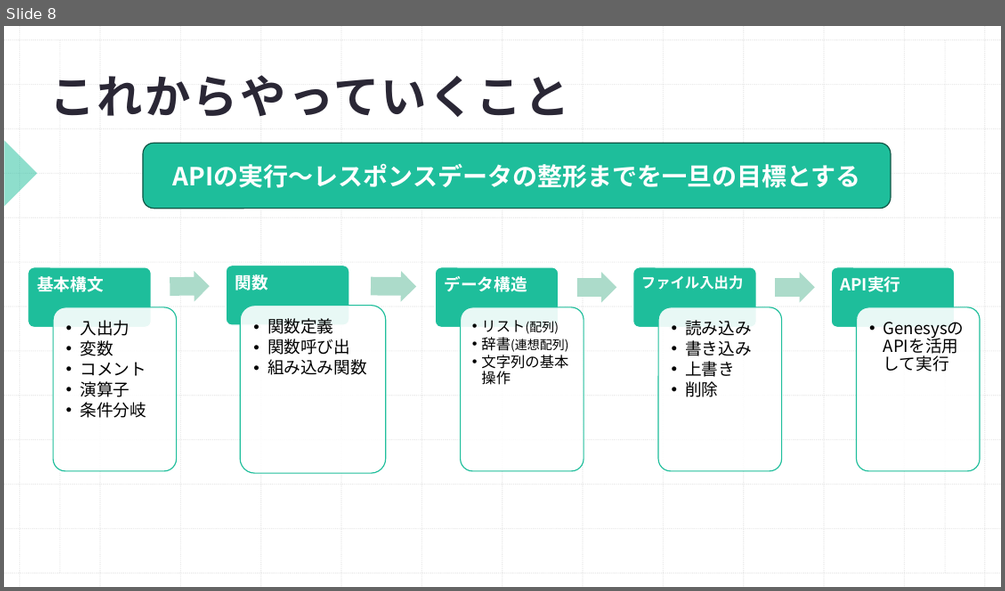
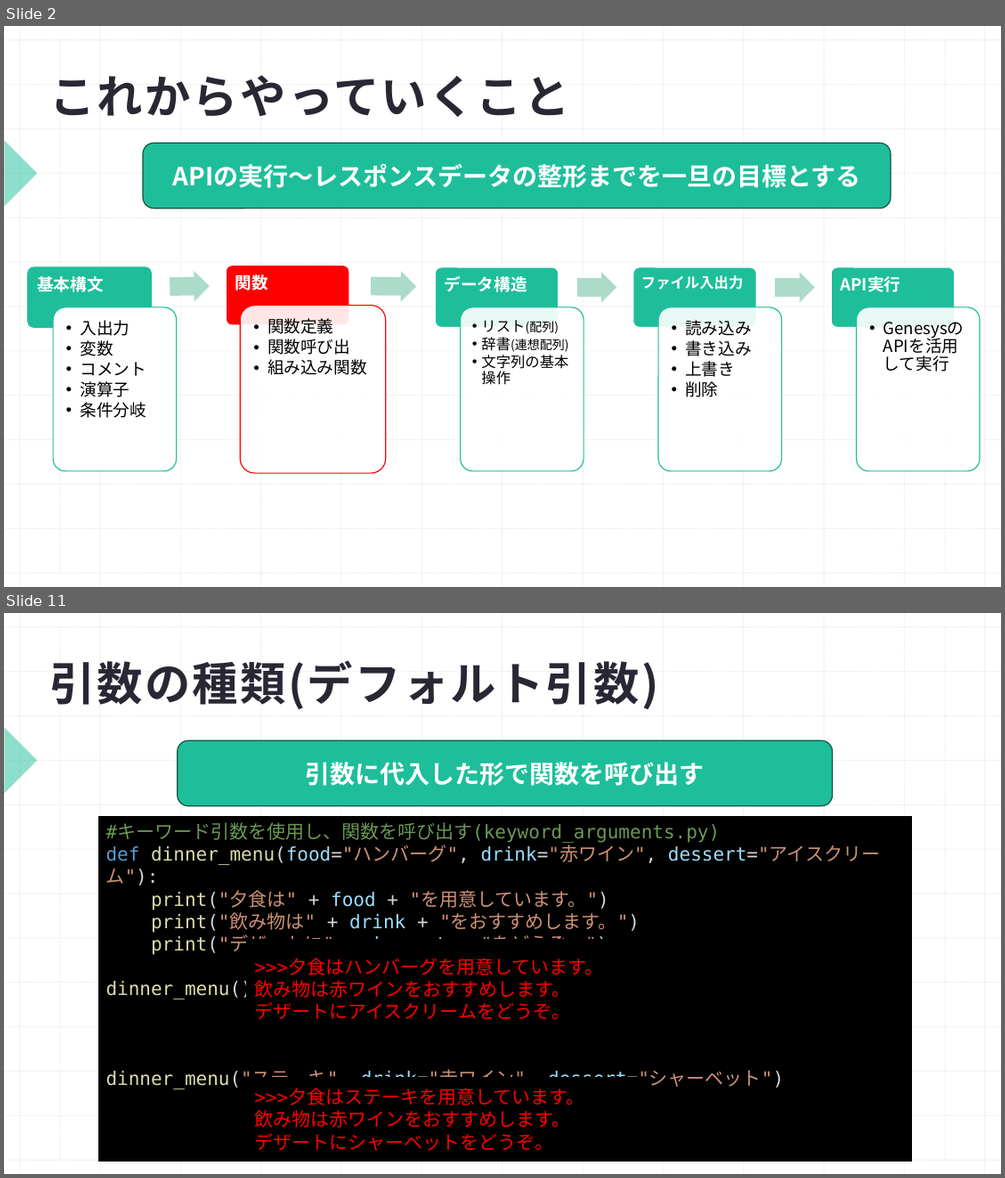
Before and after one commit to Shohei1129/Python_traning, a slide deck: プログラミング勉強会Python編(3.関数).pptx. Shown one above the other, each under a label of ours: slide 8 before the commit, slides 2 and 11 after it; the slides between them are not shown. The pictures are 1005x591 and 1005x1178 pixels, drawn with LibreOffice and Linux fonts; fonts in the diff are those of the drawing. Boxes give left, top, right and bottom in pixels: in the first picture for what was removed or moved away, otherwise in the second. Text is boxed around its words. In the diff, an @@ line names an element or a change of style, - is before the commit and + after.

```diff
--- a/プログラミング勉強会Python編(3.関数).pptx
+++ b/プログラミング勉強会Python編(3.関数).pptx
@@ slide 11 added at (x1=4, y1=613, x2=1001, y2=1174), background #FFFFFF; not listed: 29 template elements that a slide beside it also shows @@
@@ title added at (x1=49, y1=660, x2=658, y2=709), 44 pt, text #2A2735, bold @@
+引数の種類(デフォルト引数)
@@ rounded rectangle added at (x1=178, y1=741, x2=833, y2=806), fill #1EBE9B, outline #0D5344 1 pt, 24 pt, text #FFFFFF, bold @@
+引数に代入した形で関数を呼び出す
@@ rectangle added at (x1=99, y1=817, x2=912, y2=1161), fill #000000, outline #000000 1 pt, 18 pt, text #CE9178 @@
+#キーワード引数を使用し、関数を呼び出す(keyword_arguments.py)
+def dinner_menu(food="ハンバーグ", drink="赤ワイン", dessert="アイスクリーム"):
+print("夕食は" + food + "を用意しています。")
+print("飲み物は" + drink + "をおすすめします。")
+print("デザートに" + dessert + "をどうぞ。")
+dinner_menu()
+dinner_menu("ステーキ", drink="赤ワイン", dessert="シャーベット")
@@ rectangle added at (x1=247, y1=939, x2=647, y2=1038), fill #000000, outline #000000 1 pt, 18 pt, text #FF0000 @@
+>>>夕食はハンバーグを用意しています。
+飲み物は赤ワインをおすすめします。
+デザートにアイスクリームをどうぞ。
@@ rectangle added at (x1=247, y1=1078, x2=647, y2=1161), fill #000000, outline #000000 1 pt, 18 pt, text #FF0000 @@
+>>>夕食はステーキを用意しています。
+飲み物は赤ワインをおすすめします。
+デザートにシャーベットをどうぞ。
@@ what was slide 8 is now slide 2 @@
@@ slide 2 changed as well @@
@@ rounded rectangle at (x1=226, y1=265, x2=349, y2=325): fill #1EBE9B to #FF0000 @@
@@ rounded rectangle at (x1=28, y1=267, x2=152, y2=328): outline #FFFFFF 1 pt to #1EBE9B 1 pt @@
@@ rounded rectangle at (x1=53, y1=307, x2=177, y2=471): fill #FFFFFF at 90% opacity to #FFFFFF @@
@@ rounded rectangle at (x1=241, y1=305, x2=386, y2=473): outline #1EBE9B 1 pt to #FF0000 1 pt @@
```
Also in this commit, not shown: 1 other slide changed, 10 other slides added, 23 slides removed.
